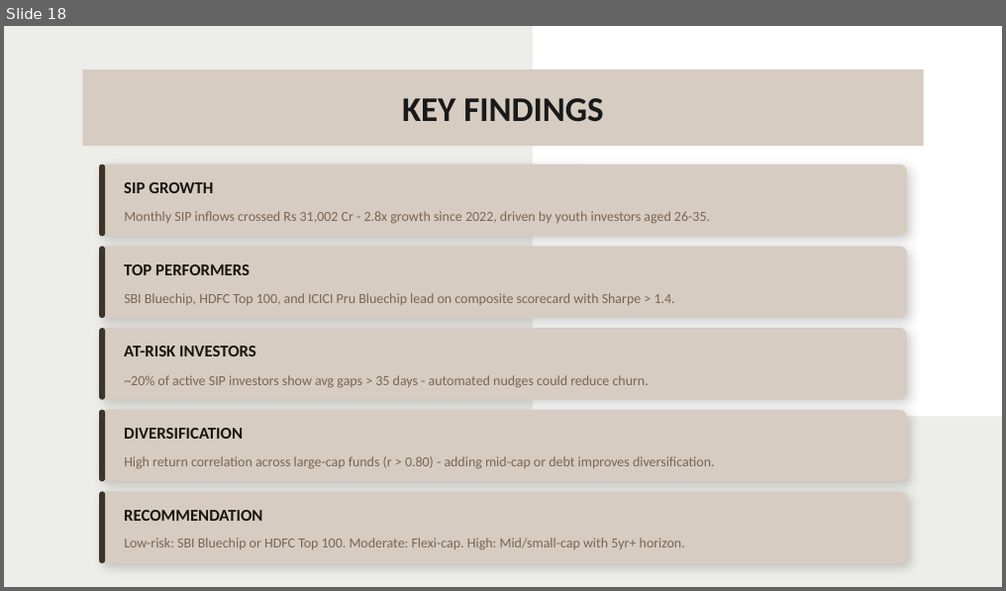
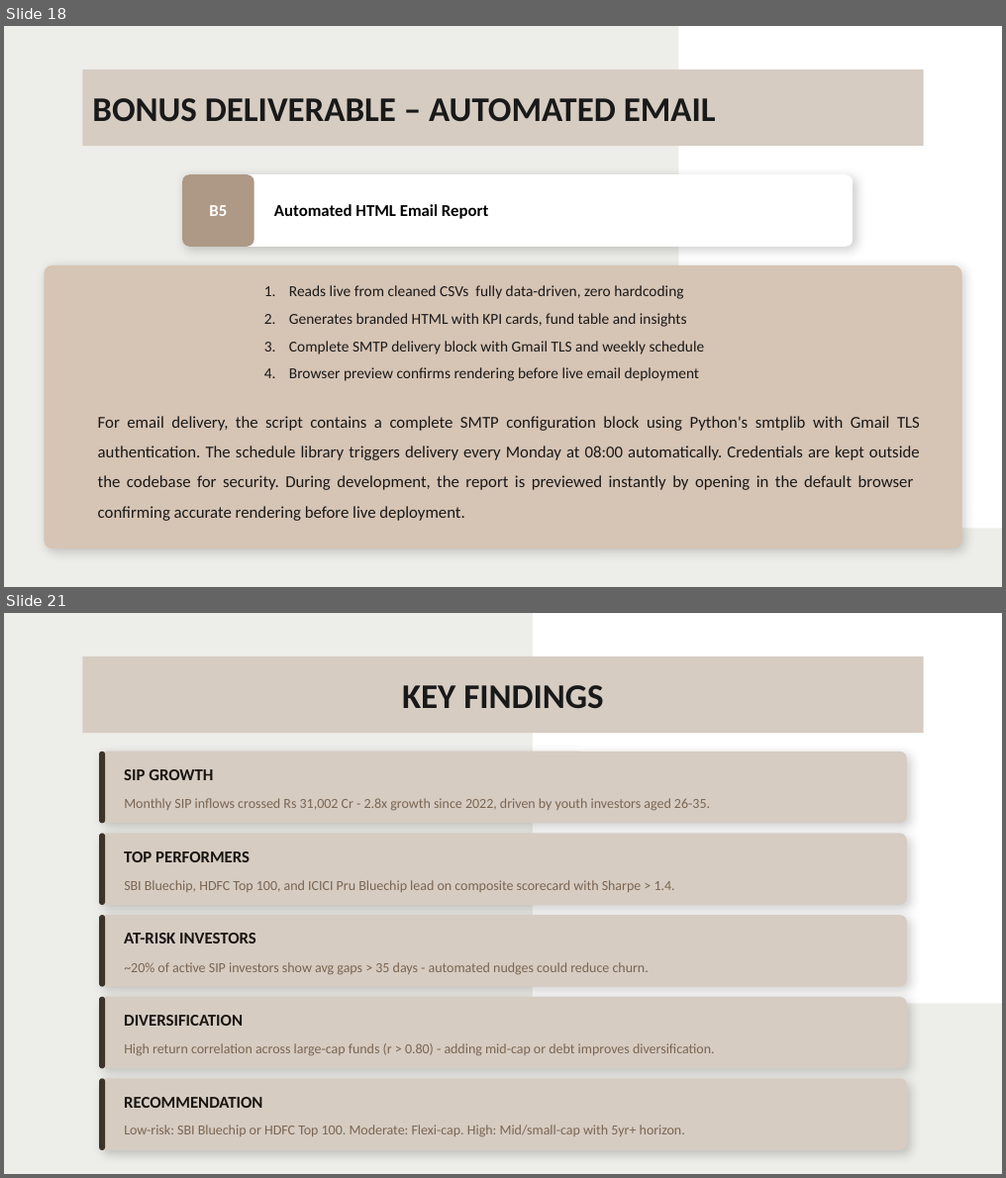
Before and after one commit to shevaniga/Bluestone_capstone_project, a slide deck: reports/Bluestock_MF_Presentation.pptx. Shown one above the other, each under a label of ours: slide 18 before the commit, slides 18 and 21 after it; the slides between them are not shown. The pictures are 1006x591 and 1006x1178 pixels, drawn with LibreOffice and Linux fonts; fonts in the diff are those of the drawing. Boxes give left, top, right and bottom in pixels: in the first picture for what was removed or moved away, otherwise in the second. Text is boxed around its words. In the diff, an @@ line names an element or a change of style, - is before the commit and + after.

Commit message:
Day 8: Automated HTML weekly performance report

```diff
--- a/reports/Bluestock_MF_Presentation.pptx
+++ b/reports/Bluestock_MF_Presentation.pptx
@@ slide 18 added at (4,26,1002,587), background #EDEDE9 @@
@@ rectangle added at (678,26,1002,529), fill #FFFFFF @@
@@ title added at (83,70,924,147), fill #D6CCC2, 25 pt, text #191919, bold @@
+BONUS DELIVERABLE – AUTOMATED EMAIL
@@ rounded rectangle added at (182,174,853,247), fill #FFFFFF @@
@@ rounded rectangle added at (182,174,254,247), fill #AD9985 @@
@@ text added at (209,205,227,216), 12 pt, text #FFFFFF, bold @@
+B5
@@ text added at (274,204,488,219), 12 pt, text #000000, bold @@
+Automated HTML Email Report
@@ rounded rectangle added at (44,266,962,549), fill #D6C4B4 @@
@@ text added at (289,285,705,381), 11 pt, text #191919 @@
+1. Reads live from cleaned CSVs fully data-driven, zero hardcoding
+2. Generates branded HTML with KPI cards, fund table and insights
+3. Complete SMTP delivery block with Gmail TLS and weekly schedule
+4. Browser preview confirms rendering before live email deployment
@@ text added at (98,416,920,521), 12 pt, text #191919 @@
+For email delivery, the script contains a complete SMTP configuration block using Python's smtplib with Gmail TLS authentication. The schedule library triggers delivery every Monday at 08:00 automatically. Credentials are kept outside the codebase for security. During development, the report is previewed instantly by opening in the default browser confirming accurate rendering before live deployment.
@@ what was slide 18 is now slide 21 @@
```
Also in this commit, not shown: 2 other slides added, 5 other files.
